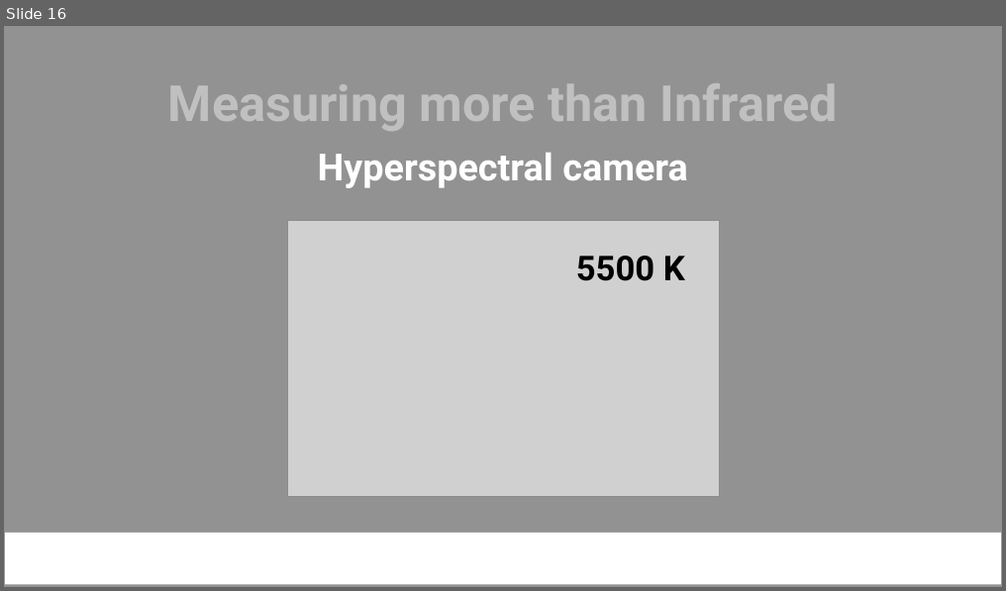
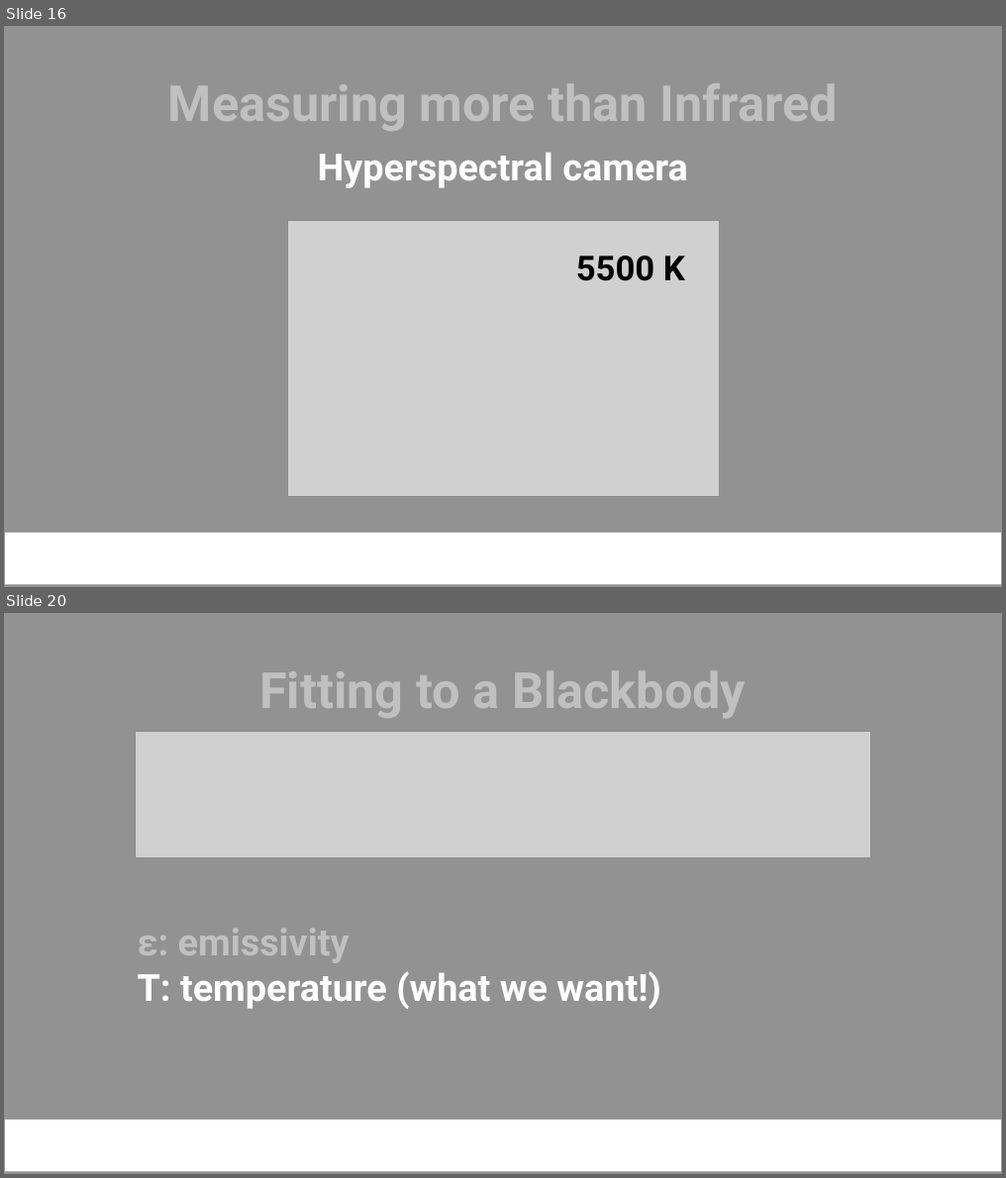
Before and after one commit to NamanJParikh/reu2024-hyperspectral-camera, a slide deck: presentation/REU Presentation (2024) template.pptx. Shown one above the other, each under a label of ours: slide 16 before the commit, slides 16 and 20 after it; the slides between them are not shown. The pictures are 1006x591 and 1006x1178 pixels, drawn with LibreOffice and Linux fonts; fonts in the diff are those of the drawing; grey boxes stand for pictures; background and template pictures are left out. Boxes give left, top, right and bottom in pixels: in the first picture for what was removed or moved away, otherwise in the second. Text is boxed around its words. In the diff, an @@ line names an element or a change of style, - is before the commit and + after.

Commit message:
Presentation updates

```diff
--- a/presentation/REU Presentation (2024) template.pptx
+++ b/presentation/REU Presentation (2024) template.pptx
@@ slide 20 added at [4, 613, 1002, 1174], background #929292; not listed: 1 template element that a slide beside it also shows @@
@@ text added at [259, 671, 746, 718], 96 pt, text #C0C0C0, bold @@
+Fitting to a Blackbody
@@ picture added at [136, 731, 870, 859] @@
@@ text added at [138, 929, 660, 1009], 72 pt, text #FFFFFF, bold @@
+ε: emissivity
+T: temperature (what we want!)
```
Also in this commit, not shown: 4 other slides added, 1 other file.
